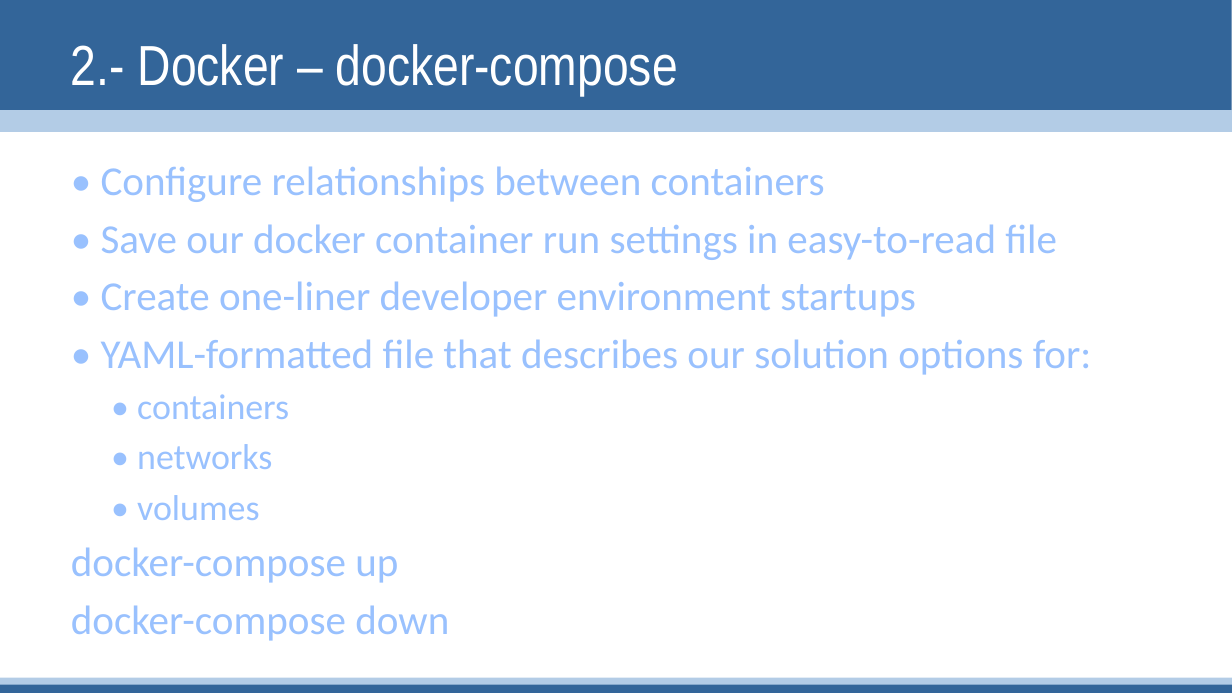
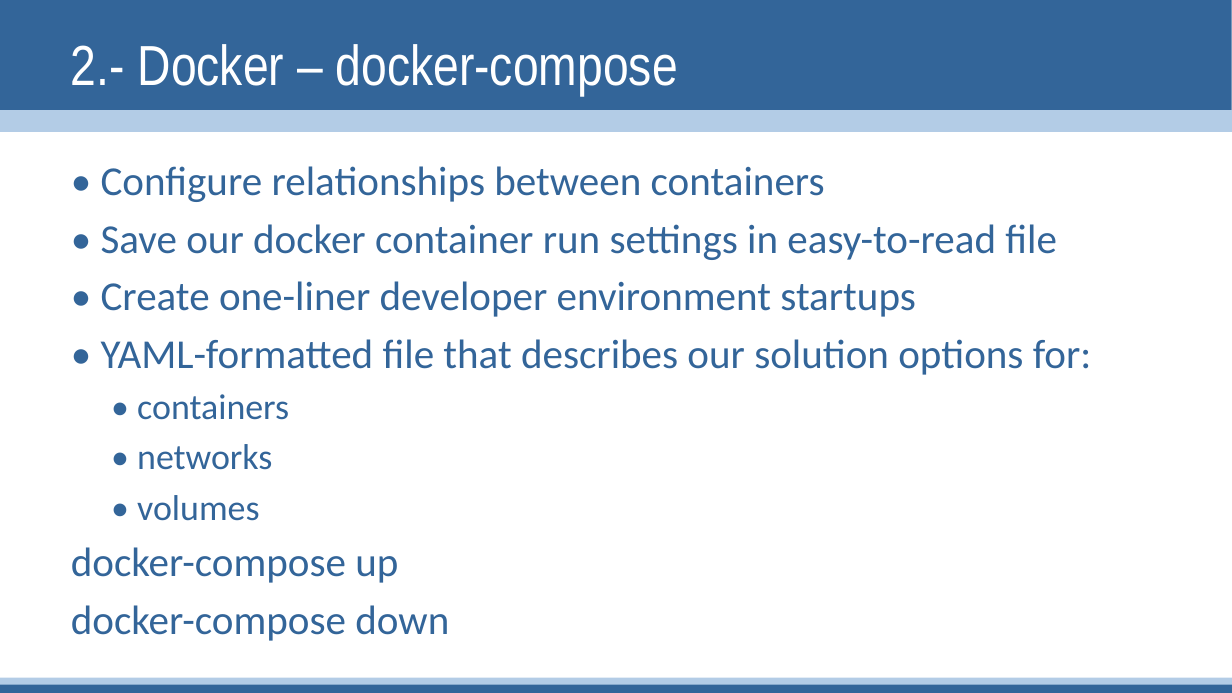
Before and after one commit to linuxsapiens/curso_kubernetes, a slide deck: slide 30 of Kubernetes2.pptx. Drawn at 1232x693 pixels with LibreOffice and Linux fonts; fonts in the diff are those of the drawing. Boxes give left, top, right and bottom in pixels: in the first picture for what was removed or moved away, otherwise in the second. Text is boxed around its words. In the diff, an @@ line names an element or a change of style, - is before the commit and + after.

```diff
--- a/Kubernetes2.pptx
+++ b/Kubernetes2.pptx
@@ text "• Configure relationships between containers" at (71, 166, 1092, 635): text colour #99C1FE to #336599 @@
```
Also in this commit, not shown: 1 other slide changed, 10 slides added, 4 other files.
